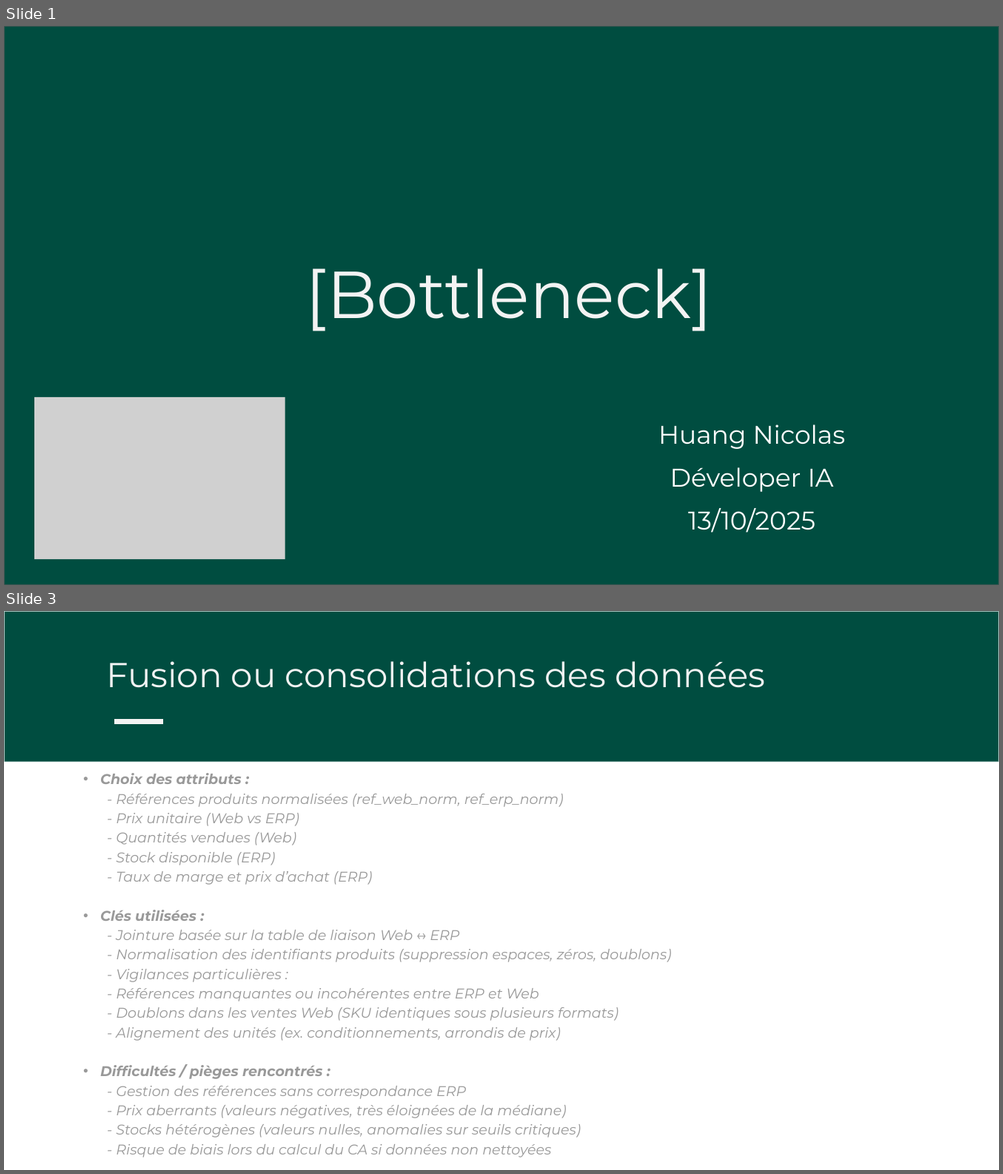
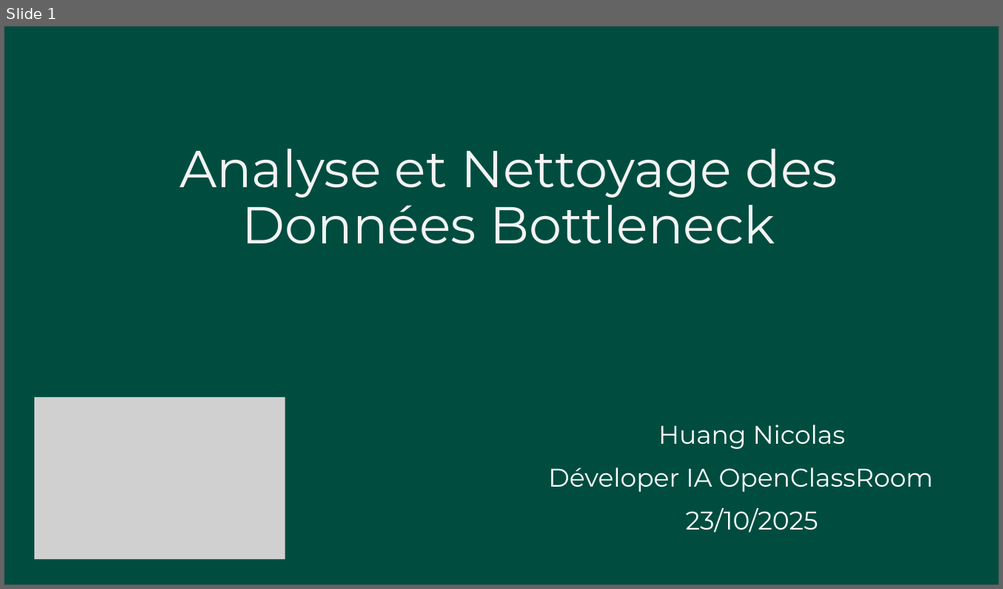
Before and after one commit to hNnicolas/P8_Gestion_donnee_boutique_python, a slide deck: Huang_Nicolas_2_Presentation_Bottleneck_102025.pptx. Shown one above the other, each under a label of ours: slides 1 and 3 before the commit, slide 1 after it; the slides between them are not shown. The pictures are 1003x1174 and 1003x589 pixels, drawn with LibreOffice and Linux fonts; fonts in the diff are those of the drawing; grey boxes stand for pictures. Boxes give left, top, right and bottom in pixels: in the first picture for what was removed or moved away, otherwise in the second. Text is boxed around its words. In the diff, an @@ line names an element or a change of style, - is before the commit and + after.

Commit message:
Mise à jour du notebook, présentation et graphiques d’analyse

```diff
--- a/Huang_Nicolas_2_Presentation_Bottleneck_102025.pptx
+++ b/Huang_Nicolas_2_Presentation_Bottleneck_102025.pptx
@@ slide 3 removed at (4, 611, 999, 1170), background #FFFFFF @@
@@ freeform shape removed at (4, 611, 999, 762) @@
@@ freeform shape removed at (4, 611, 999, 763) @@
@@ text removed at (106, 661, 765, 688) @@
-Fusion ou consolidations des données
@@ freeform shape removed at (114, 719, 163, 724) @@
@@ text removed at (100, 773, 671, 1158) @@
-  • Choix des attributs :
-- Références produits normalisées (ref_web_norm, ref_erp_norm)
-- Prix unitaire (Web vs ERP)
-- Quantités vendues (Web)
-- Stock disponible (ERP)
-- Taux de marge et prix d’achat (ERP)
-  • Clés utilisées :
-- Jointure basée sur la table de liaison Web ↔ ERP
-- Normalisation des identifiants produits (suppression espaces, zéros, doublons)
-- Vigilances particulières :
-- Références manquantes ou incohérentes entre ERP et Web
-- Doublons dans les ventes Web (SKU identiques sous plusieurs formats)
-- Alignement des unités (ex. conditionnements, arrondis de prix)
-  • Difficultés / pièges rencontrés :
-- Gestion des références sans correspondance ERP
-- Prix aberrants (valeurs négatives, très éloignées de la médiane)
-- Stocks hétérogènes (valeurs nulles, anomalies sur seuils critiques)
-- Risque de biais lors du calcul du CA si données non nettoyées
@@ slide 1 changed as well @@
@@ text at (179, 149, 837, 244): text changed; size 96.2 to 75.2 pt @@
-[Bottleneck]
+Analyse et Nettoyage des Données Bottleneck
@@ text at (548, 468, 933, 492): text changed @@
-Déveloper IA
+Déveloper IA OpenClassRoom
@@ text at (686, 508, 818, 533): text changed @@
-13/10/2025
+23/10/2025
```
Also in this commit, not shown: 1 other slide changed, 15 slides added, 10 other slides removed, 14 other files.
